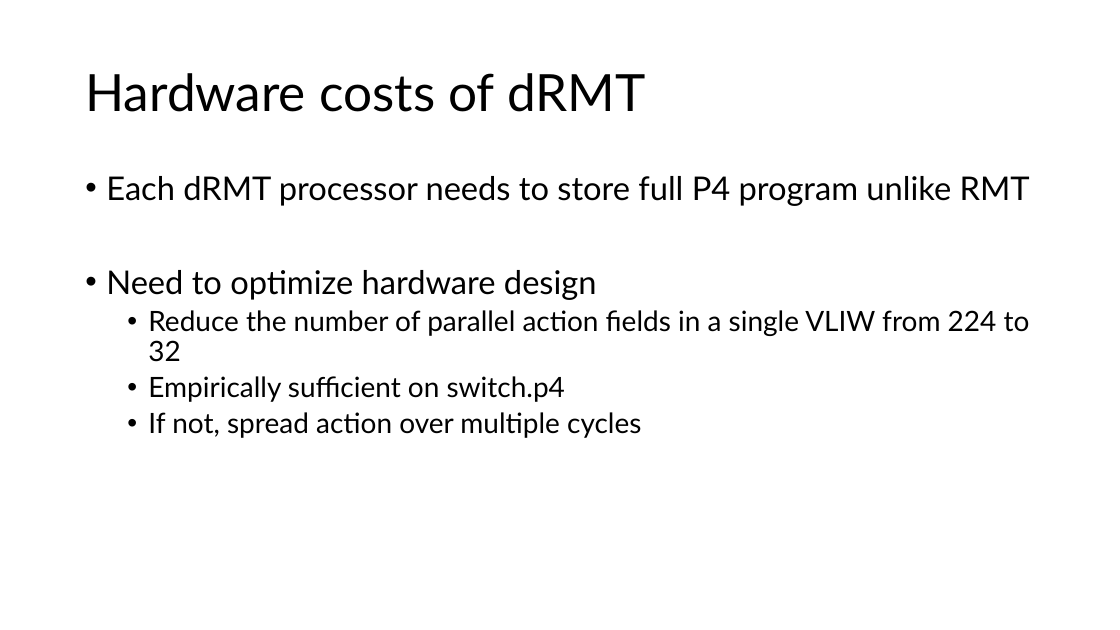
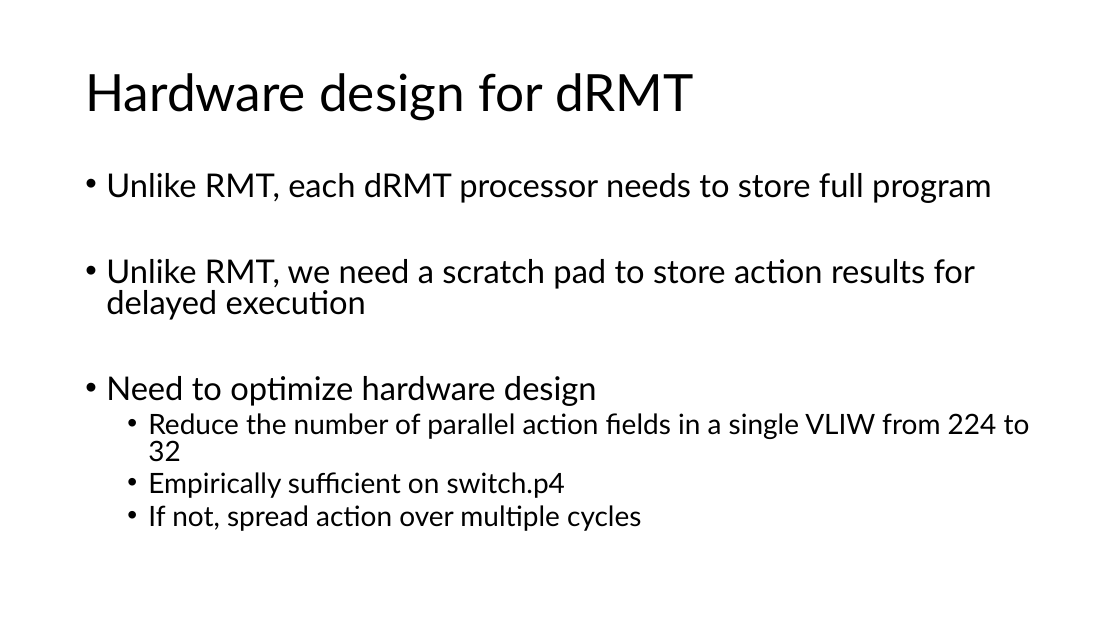
Before and after one commit to anirudhSK/drmt_talk, a slide deck: slide 21 of drmt.pptx. Drawn at 1120x630 pixels with LibreOffice and Linux fonts; fonts in the diff are those of the drawing. Boxes give left, top, right and bottom in pixels: in the first picture for what was removed or moved away, otherwise in the second. Text is boxed around its words. In the diff, an @@ line names an element or a change of style, - is before the commit and + after.

Commit message:
Add scratchpad to hw design; add hw numbers

```diff
--- a/drmt.pptx
+++ b/drmt.pptx
@@ title at bbox=[85, 73, 693, 120]: text changed @@
-Hardware costs of dRMT
+Hardware design for dRMT
@@ text at bbox=[106, 173, 992, 320]: text changed @@
-• Each dRMT processor needs to store full P4 program unlike RMT
+• Unlike RMT, each dRMT processor needs to store full program
+• Unlike RMT, we need a scratch pad to store action results for delayed execution
@@ text at bbox=[106, 376, 1030, 531]: line spacing 0.9 to 0.8 @@
```
Also in this commit, not shown: 2 other slides changed, 1 slide added.
